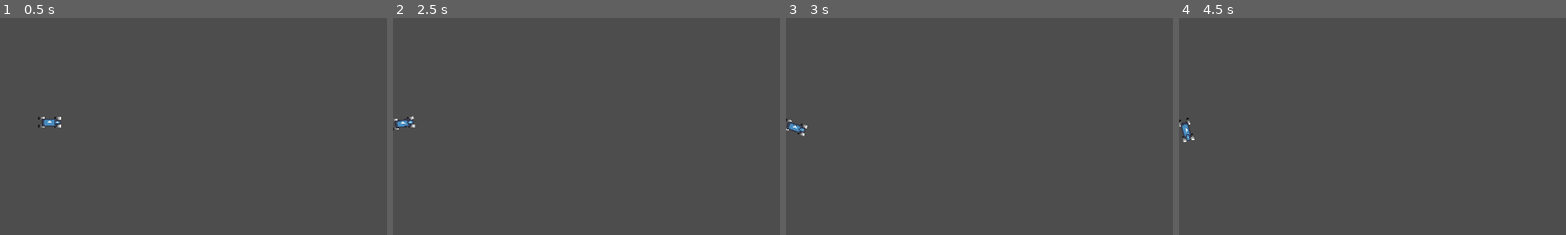
Above: before the commit, frames 1-4 (left to right).
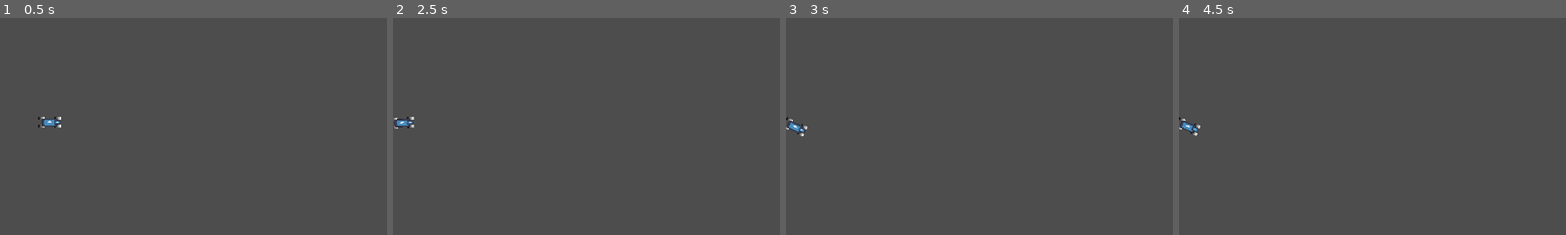
Above: after the commit, the same moments.

Repository: TeddySauyet/AIDriver
Game: Godot game, scene res://src/car/tests/empty_room_test.tscn
Two runs of this game, one before a commit and one after it. Both use one fixed random seed, a clock stepped at 60 frames per second and the inputs below. The project has no main scene, so this scene is started directly. The engine's default icon, where the game draws it, is replaced by a stand-in: a white triangle on a blue panel in a dark square.
Inputs:
- Up to frame 1 (0.5 s): no input
- Up to frame 2 (2.5 s): tap Enter at 0.5 s; hold Space (backup) from 0.53 s (still down); tap A (a) at 0.6 s; tap D (d) at 0.8, 1.35 s; tap S (s) at 1.55 s; hold S (s) from 2.03 s (still down); tap W (w) at 2.3 s
- Up to frame 3 (3 s): keep holding Space (backup); release S (s) at 2.78 s; tap W (w) at 2.85 s
- Up to frame 4 (4.5 s): keep holding Space (backup); tap A (a) at 3.05, 3.6 s; tap D (d) at 3.8, 4.35 s; tap Enter at 4.25 s
The pictures show only the part of the screen within x 0-50%, y 16-65%; the shares and areas given below are measured in that part.

Frame 1 is identical in both runs. In frame 2, 0.1% of the frame differs, in the area x 0-6%, y 45-52%; in frame 3, 0.1%; in frame 4, 0.3%, in the area x 0-6%, y 45-58%.

Commit message:
Yallo we can drive around, gotta fine tune numbers and stuff but we sure are driving. (apply_force needs the offset in global coords for who knows what reason)

Diff:
--- a/src/car/car.gd
+++ b/src/car/car.gd
@@ -36,21 +36,24 @@
 		var f := wheel.get_response_force(vel_for_wheel,0.0,braking)
 		f = f.rotated(transform.x.angle())
 		total_forces.push_back(f)
-		locations.push_back(wheel.transform.origin)
+		locations.push_back(wheel.global_position - global_position)
 
 	for wheel in back_wheels:
 		var f := wheel.get_response_force(vel_for_wheel,driving,braking)
 		f = f.rotated(transform.x.angle())
 		total_forces.push_back(f)
-		locations.push_back(wheel.transform.origin)
+		locations.push_back(wheel.global_position - global_position)
 
+	var s = '|'
+	for f in total_forces:
+		s = s + str(f.angle()*180/PI) + ',' + str(f.length()) + '|'
+	#print(transform.x.angle()*180/PI,'|',linear_velocity.angle()*180/PI,s)
 
 	for idx in [0,1,2,3]:
 		apply_force(total_forces[idx],locations[idx])
 
-	apply_force(-linear_velocity.normalized()*drag*linear_velocity.length_squared())
+	#apply_force(-linear_velocity.normalized()*drag*linear_velocity.length_squared())
 	#apply_torque(10)
 	#transform = transform.rotated_local(0.01)
 	#print(transform)
 	#print(angular_velocity)
-	print(transform.x.angle(),'|',linear_velocity.angle())
